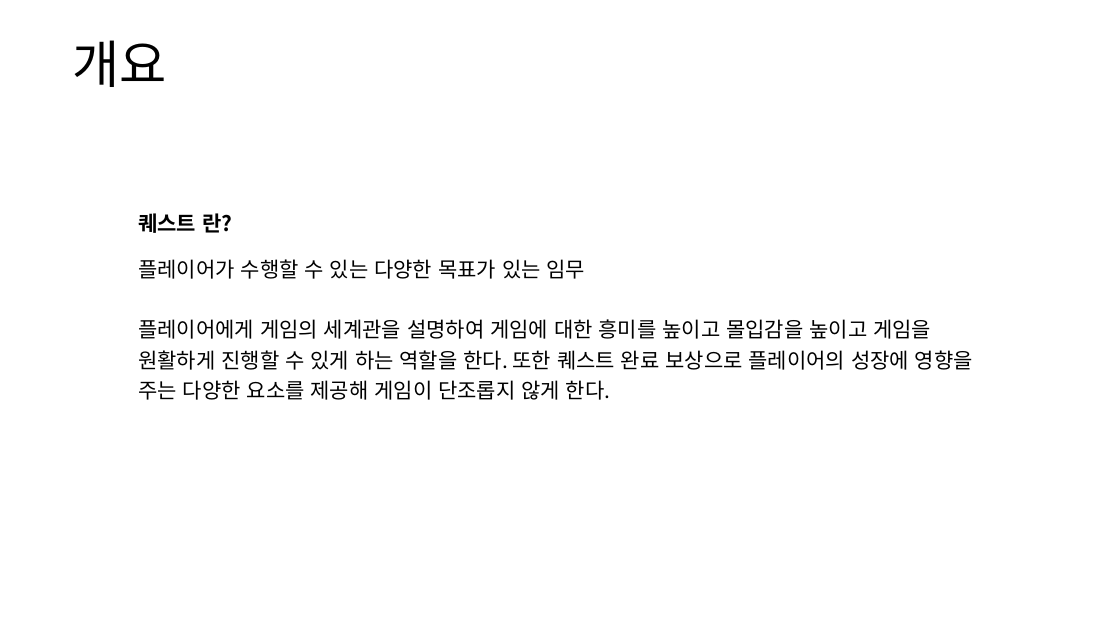
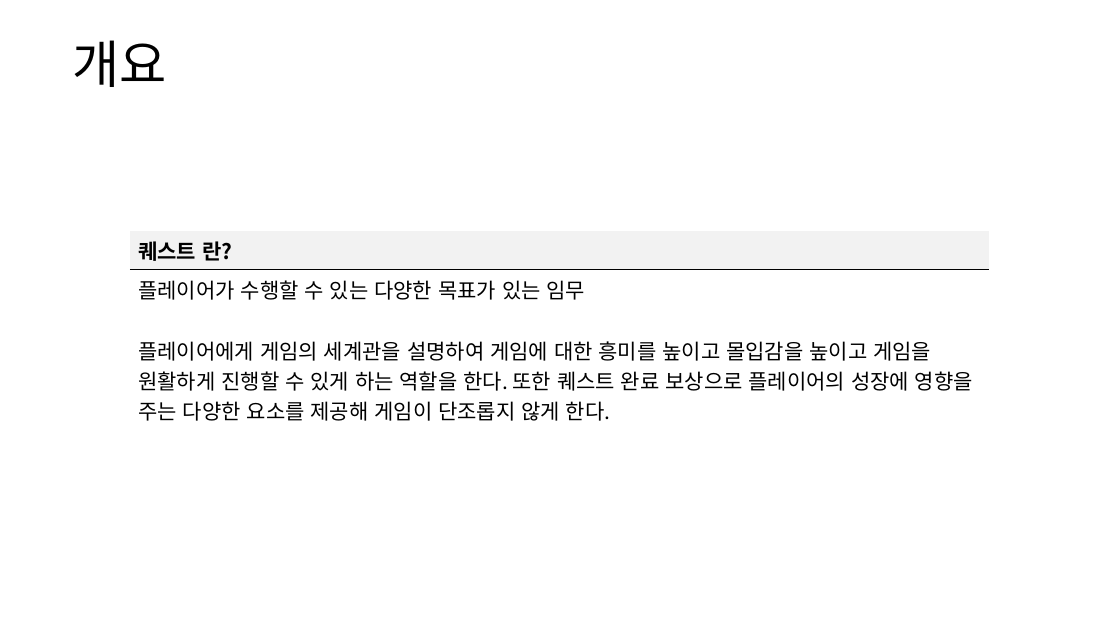
Before and after one commit to yjk0401/unityenginebasic_9th, a slide deck: slide 3 of 기획/방랑엽사전/퀘스트 시스템 기획서.pptx. Drawn at 1120x630 pixels with LibreOffice and Linux fonts; fonts in the diff are those of the drawing. Boxes give left, top, right and bottom in pixels: in the first picture for what was removed or moved away, otherwise in the second. Text is boxed around its words. In the diff, an @@ line names an element or a change of style, - is before the commit and + after.

```diff
--- a/기획/방랑엽사전/퀘스트 시스템 기획서.pptx
+++ b/기획/방랑엽사전/퀘스트 시스템 기획서.pptx
@@ table at bbox=[130, 231, 990, 425] @@
@@ fill none to #F2F2F2 in row 1, column 1 @@
@@ borders changed @@
@@ table: place and size @@
-table at bbox=[130, 203, 990, 427]
+table at bbox=[130, 231, 990, 425]
```
Also in this commit, not shown: 4 other slides changed, 4 slides added, 1 slide removed, 4 other files.
